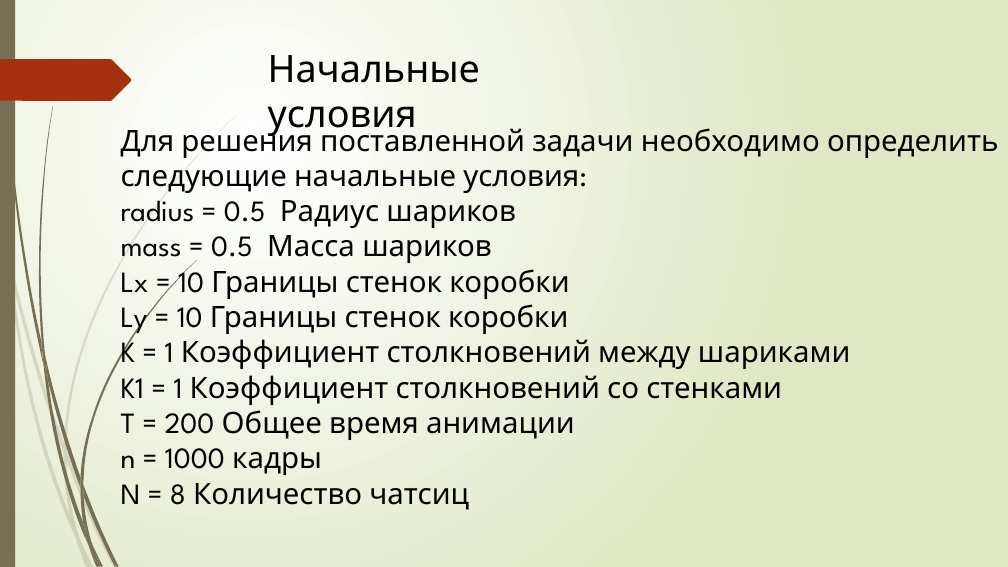
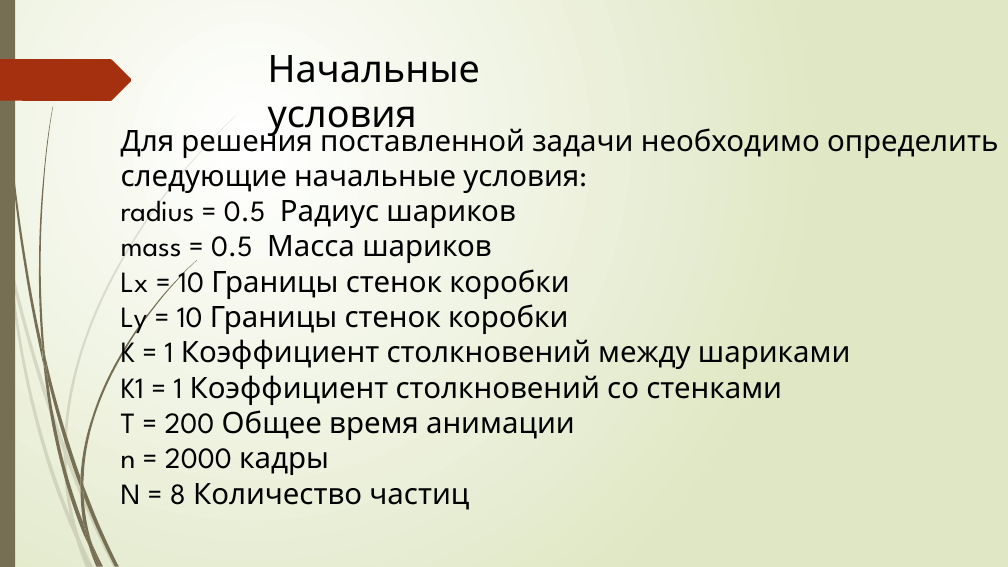
Before and after one commit to MatveiLepehov/final_project, a slide deck: slide 4 of презентация 2.pptx (slide 3 before the commit). Drawn at 1008x567 pixels with LibreOffice and Linux fonts; fonts in the diff are those of the drawing. Boxes give left, top, right and bottom in pixels: in the first picture for what was removed or moved away, otherwise in the second. Text is boxed around its words. In the diff, an @@ line names an element or a change of style, - is before the commit and + after.

```diff
--- a/презентация 2.pptx
+++ b/презентация 2.pptx
@@ text at <box>121,448,469,510</box>: text changed @@
-n = 1000 кадры
-N = 8 Количество чатсиц
+n = 2000 кадры
+N = 8 Количество частиц
```
Also in this commit, not shown: 1 slide added.
